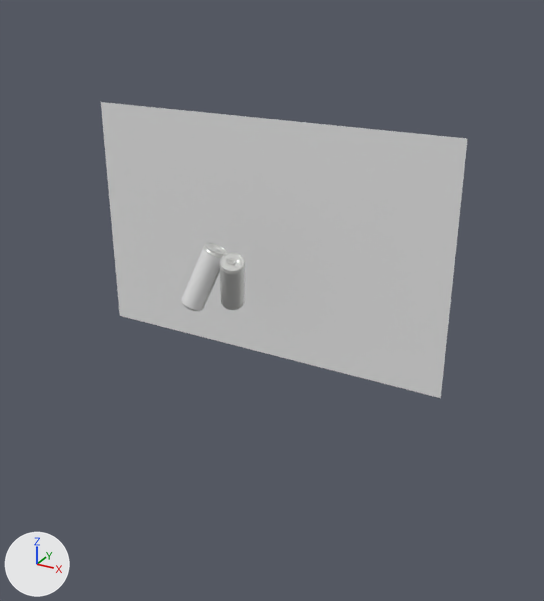
An edit to the Blender file can.blend, drawn before and after from the same camera.
Camera for both pictures: a 50 mm camera at (14.4, -21.7, 11.9) aimed at (1.3, 2.2, -0.1). The axes (+X, +Y, +Z) are drawn at lower left. The lights are the same throughout.

The first picture shows 'Plane', 'can', 'can.001'.
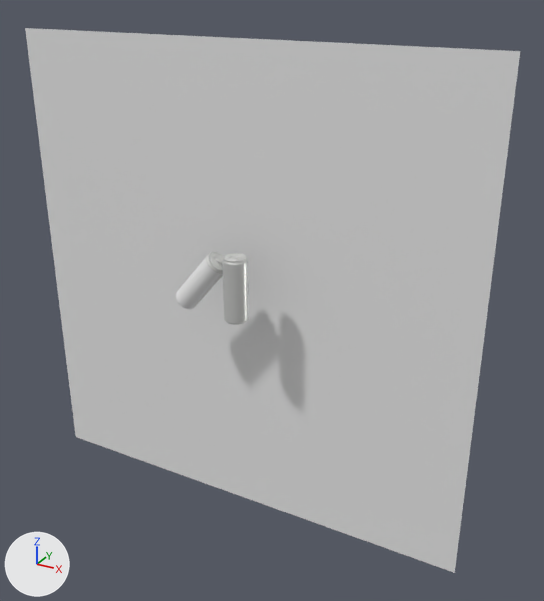
Where the newer file only moved an object's origin or applied its transform, the numbers keep the older frame.

What differs and where, as boxes (x1, y1, x2, y2) in the pictures (544 x 601 px):
'Plane', reshaped (35% wider, 84% taller): before (101, 102, 468, 398); after (25, 28, 520, 573)
'can', moved, turned: before (220, 252, 245, 310); after (222, 253, 248, 325)
'can.001', moved, turned: before (181, 243, 227, 311); after (176, 252, 223, 309)

Edits to the bpy script that builds the scene:
```text
Change me_plane:
    where me_plane.from_pydata(...)  # 4 vertices, 1 face; spans x -7.9..7.9, y -4.0..6.1, z -3.8
    used by ob_plane; location = (0.0, 0.0, 0.57); rotation_euler = (1.571, 0.0, 0.0), in degrees (90, 0, 0)
    me_plane part 1
    me_plane.vertices[0].co: (-7.9, -4.0, -3.8) -> (-9.7, -10.3, -1.7)  # pixel (119, 315) -> pixel (75, 437)
    me_plane.vertices[1].co: (7.9, -4.0, -3.8) -> (9.7, -10.3, -1.7)  # pixel (440, 398) -> pixel (454, 573)
    me_plane.vertices[2].co: (-7.9, 6.1, -3.8) -> (-9.7, 9.1, -1.7)  # pixel (100, 101) -> pixel (25, 27)
    me_plane.vertices[3].co: (7.9, 6.1, -3.8) -> (9.7, 9.1, -1.7)  # pixel (467, 138) -> pixel (520, 51)
Change ob_can:
    ob_can.location: (0.87, 0.0, 1.7) -> (1.09, -0.16, 1.7)
    ob_can.rotation_euler: (0.29, -0.48, 1.571) -> (0.0, 0.0, 1.668)  # degrees (17, -28, 90) -> degrees (0, 0, 96)
Change ob_can_001:
    ob_can_001.location: (-0.15, -0.02, 1.83) -> (-0.19, -0.02, 1.54)
    ob_can_001.rotation_euler: (-0.334, -0.25, -1.673) -> (-0.691, -0.112, 4.578)  # degrees (-19, -14, -96) -> degrees (-40, -6.4, 262)
```
